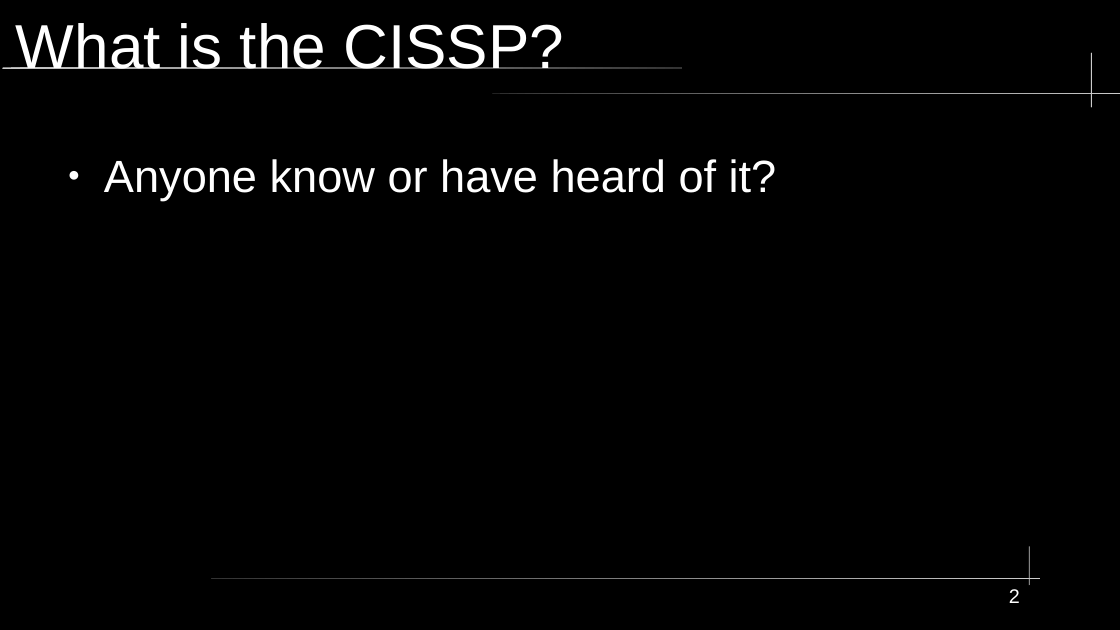
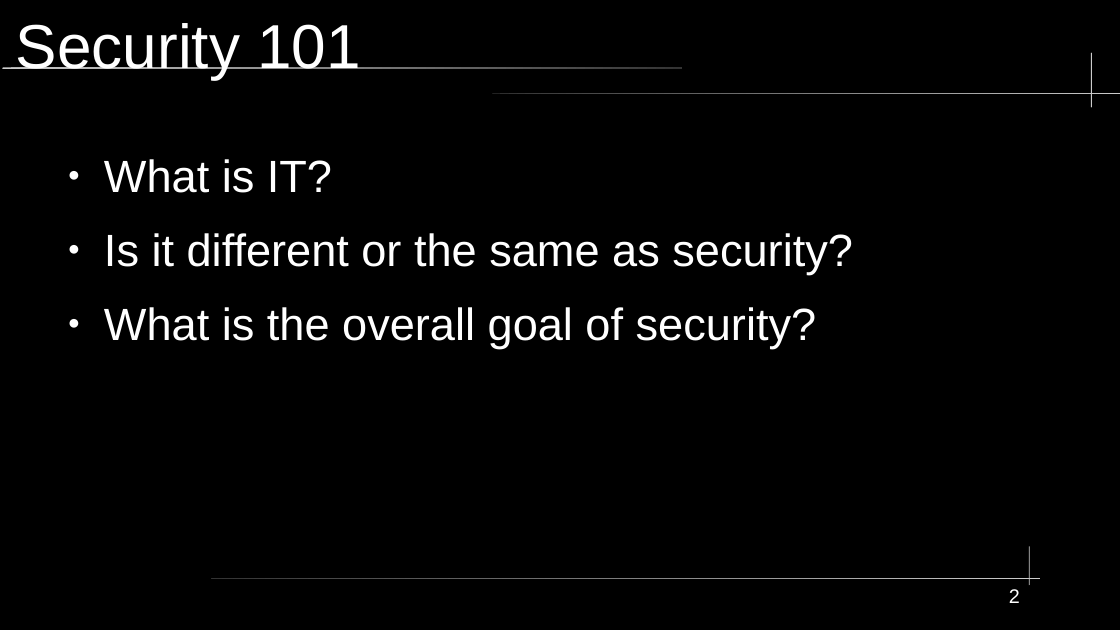
Before and after one commit to City-Colleges-of-Chicago-Cybersecurity/COMPSFI-214, a slide deck: slide 2 of 2026/Spring/powerpoints/Chapter-01-Security-Governance-Through-Principles-and-Policies.odp. Drawn at 1120x630 pixels with LibreOffice and Linux fonts; fonts in the diff are those of the drawing. Boxes give left, top, right and bottom in pixels: in the first picture for what was removed or moved away, otherwise in the second. Text is boxed around its words. In the diff, an @@ line names an element or a change of style, - is before the commit and + after.

```diff
--- a/2026/Spring/powerpoints/Chapter-01-Security-Governance-Through-Principles-and-Policies.odp
+++ b/2026/Spring/powerpoints/Chapter-01-Security-Governance-Through-Principles-and-Policies.odp
@@ title at [16,23,361,80]: text changed @@
-What is the CISSP?
+Security 101
@@ text at [104,159,853,349]: text changed @@
-● Anyone know or have heard of it?
+● What is IT?
+● Is it different or the same as security?
+● What is the overall goal of security?
```
Also in this commit, not shown: 29 slides added, 13 slides removed.
